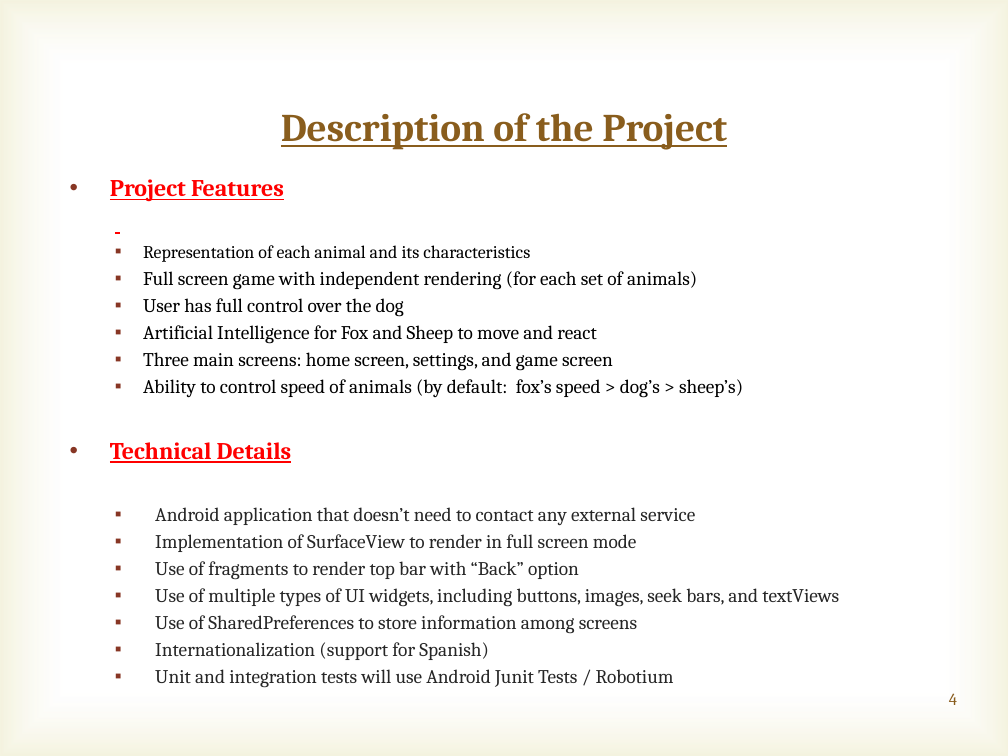
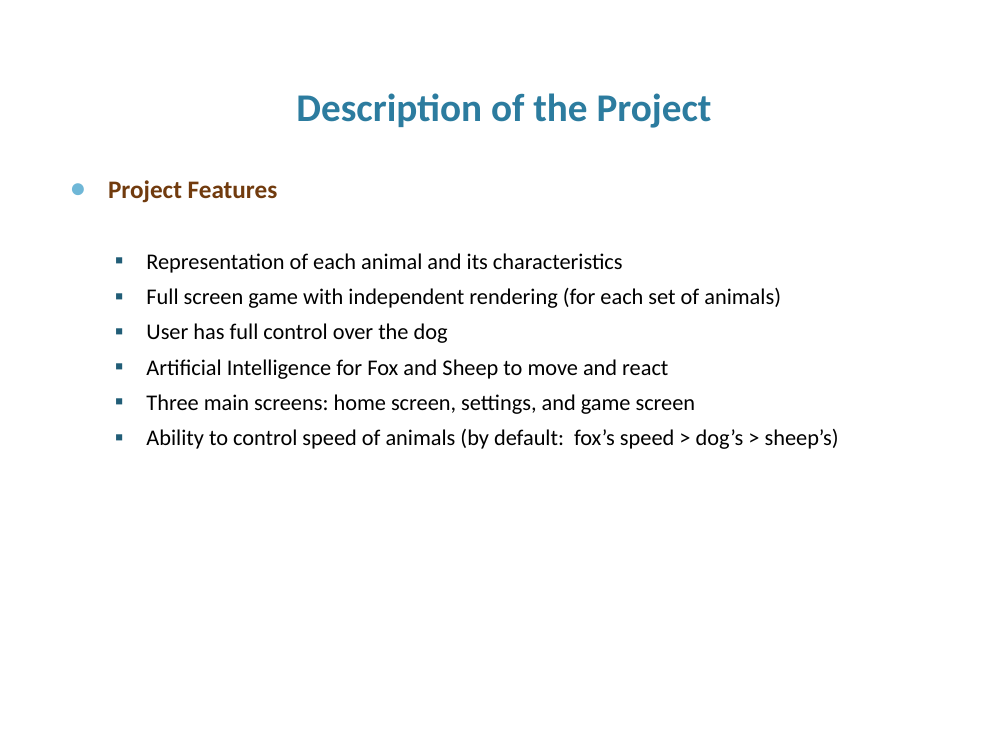
Before and after one commit to marcusvsilveira/lehman-android, a slide deck: slide 4 of Initial_presentation/Initial presentation.pptx. Drawn at 1008x756 pixels with LibreOffice and Linux fonts; fonts in the diff are those of the drawing; background and template pictures are left out. Boxes give left, top, right and bottom in pixels: in the first picture for what was removed or moved away, otherwise in the second. Text is boxed around its words. In the diff, an @@ line names an element or a change of style, - is before the commit and + after.

Commit message:
new version of the presentation. new color theme and some fixes

```diff
--- a/Initial_presentation/Initial presentation.pptx
+++ b/Initial_presentation/Initial presentation.pptx
@@ rectangle removed at [0, 0, 1008, 756] @@
@@ title "Description of the Project": place and size @@
-title "Description of the Project" at [281, 113, 727, 150]
+title "Description of the Project" at [296, 93, 712, 128]
@@ title "Description of the Project" at [296, 93, 712, 128]: font Cambria to Calibri, text colour #895D1D to #2C7C9F, underline off; vertical alignment middle to bottom @@
@@ text "Project Features" at [108, 180, 839, 449]: size 17.1 to 18 pt, text colour #FF0000 to #713B0E, underline off in "Project Features"; font Cambria to Calibri; size 12.8 to 16 pt in "Representation of each animal and its characteristics"; size 13.8 to 16 pt in "Full screen game with independent rendering (for ...", "User has full control over the dog", "Artificial Intelligence for Fox and Sheep to ...", "Three main screens: home screen, settings, and ..." and 1 more places; bullet • to ●; more space between paragraphs; bullet colour #873624 to #6FB7D7; indent changed; bullet colour #873624 to #215D77 @@
@@ text at [110, 442, 839, 688]: paragraphs removed @@
-• Technical Details
-  ▪ Android application that doesn’t need to contact any external service
-  ▪ Implementation of SurfaceView to render in full screen mode
-  ▪ Use of fragments to render top bar with “Back” option
-  ▪ Use of multiple types of UI widgets, including buttons, images, seek bars, and textViews
-  ▪ Use of SharedPreferences to store information among screens
-  ▪ Internationalization (support for Spanish)
-  ▪ Unit and integration tests will use Android Junit Tests / Robotium
@@ page number: place and size @@
-page number at [949, 693, 957, 705]
+page number at [871, 691, 980, 732]
@@ page number at [871, 691, 980, 732]: size 12 to 28 pt, font Cambria to Calibri, text colour #895D1D to #FFFFFF @@
```
Also in this commit, not shown: 13 other slides changed, 1 slide added.
